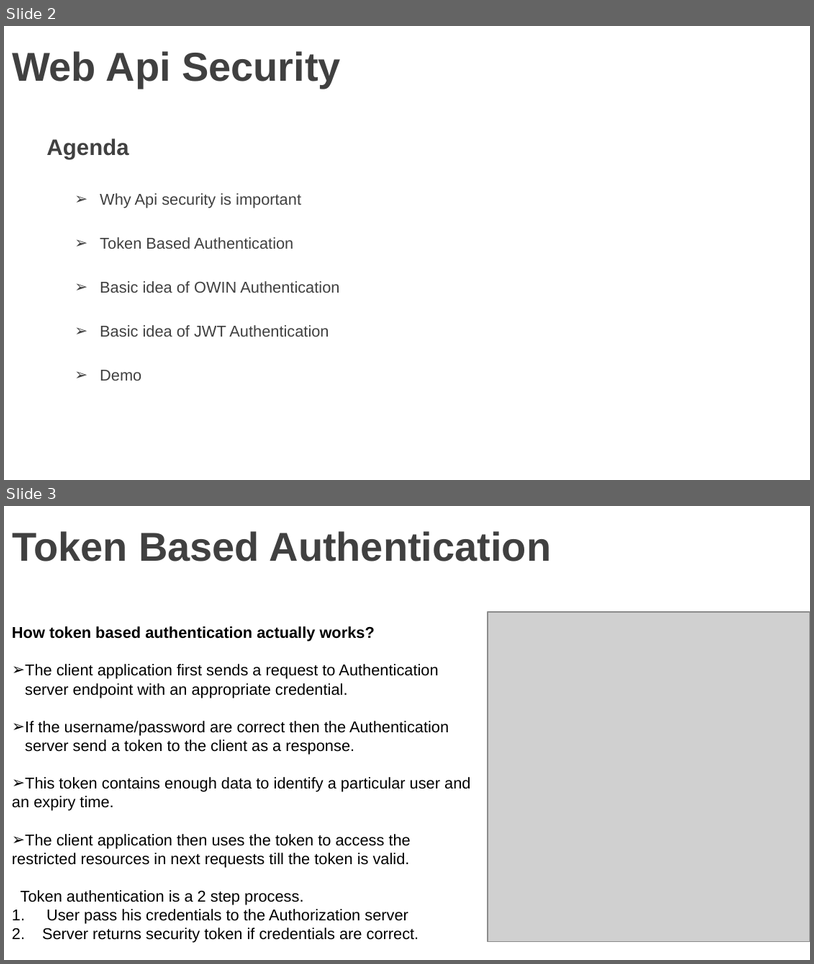
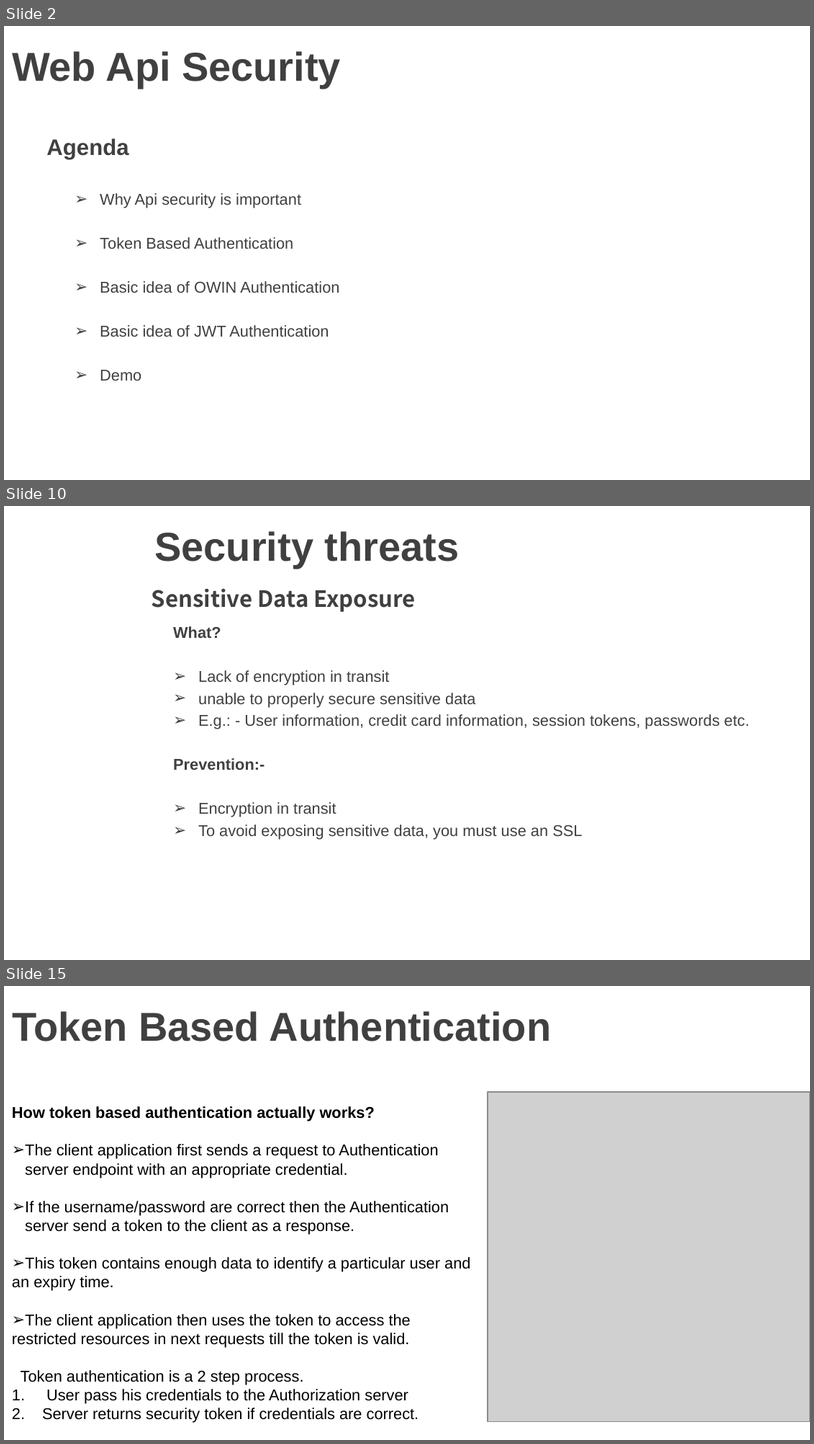
Before and after one commit to vgyureka/DotNetBig, a slide deck: webapiSecurity.pptx. Shown one above the other, each under a label of ours: slides 2 and 3 before the commit, slides 2, 10 and 15 after it; the slides between them are not shown. The pictures are 814x964 and 814x1444 pixels, drawn with LibreOffice and Linux fonts; fonts in the diff are those of the drawing; grey boxes stand for pictures; background and template pictures are left out. Boxes give left, top, right and bottom in pixels: in the first picture for what was removed or moved away, otherwise in the second. Text is boxed around its words. In the diff, an @@ line names an element or a change of style, - is before the commit and + after.

Commit message:
Add files via upload
webapi security- 06 MARCH 2019

```diff
--- a/webapiSecurity.pptx
+++ b/webapiSecurity.pptx
@@ slide 10 added at (4,506,810,960), background picture (left out) @@
@@ title added at (154,531,460,568), 36 pt, text #404040, bold @@
+Security threats
@@ text added at (152,589,416,612), 20 pt, text #404040, bold @@
+Sensitive Data Exposure
@@ text added at (173,626,750,839), 14 pt, text #404040 @@
+What?
+➢ Lack of encryption in transit
+➢ unable to properly secure sensitive data
+➢ E.g.: - User information, credit card information, session tokens, passwords etc.
+Prevention:-
+➢ Encryption in transit
+➢ To avoid exposing sensitive data, you must use an SSL
@@ what was slide 3 is now slide 15 @@
```
Also in this commit, not shown: 1 slide changed, 13 other slides added.
